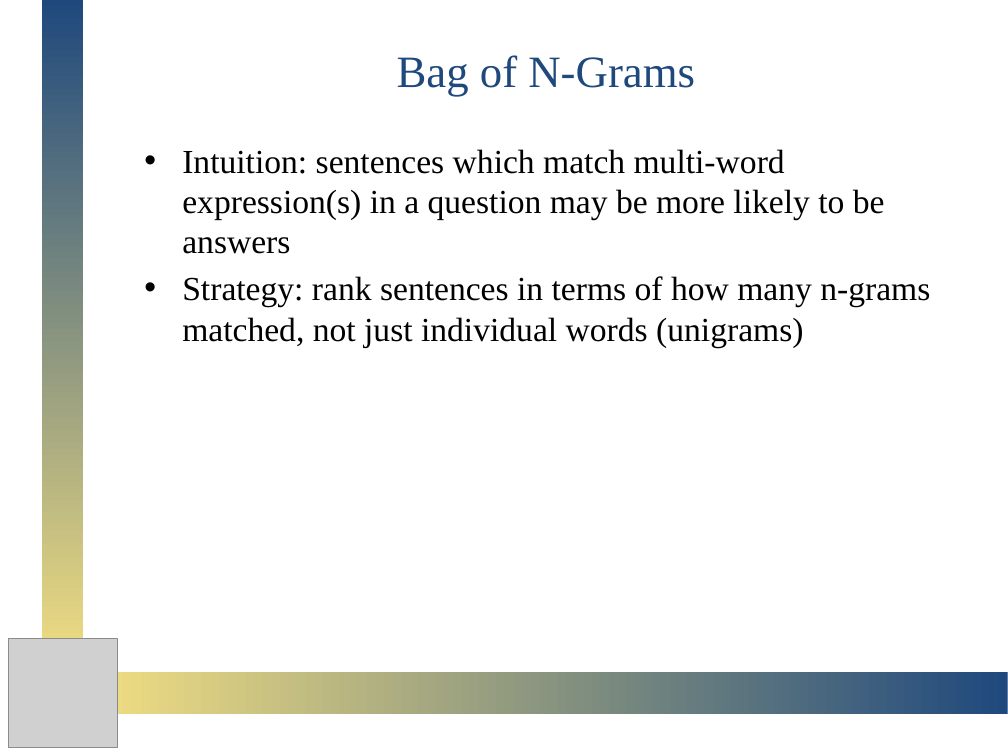
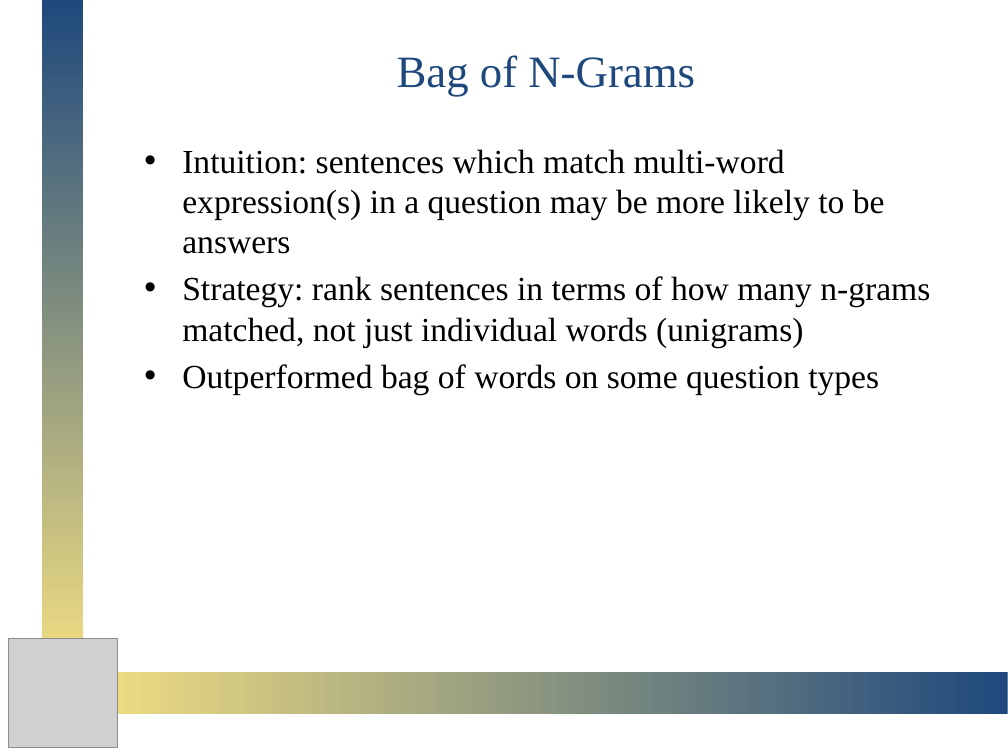
Before and after one commit to omgpotatoes/DEANQA, a slide deck: slide 5 of presentation/DeanQA.pptx. Drawn at 1008x756 pixels with LibreOffice and Linux fonts; fonts in the diff are those of the drawing; grey boxes stand for pictures. Boxes give left, top, right and bottom in pixels: in the first picture for what was removed or moved away, otherwise in the second. Text is boxed around its words. In the diff, an @@ line names an element or a change of style, - is before the commit and + after.

Commit message:
a few small changes to slides

```diff
--- a/presentation/DeanQA.pptx
+++ b/presentation/DeanQA.pptx
@@ text at <box>182,364,879,394</box>: paragraph added @@
+• Outperformed bag of words on some question types
```
Also in this commit, not shown: 1 other slide changed.
